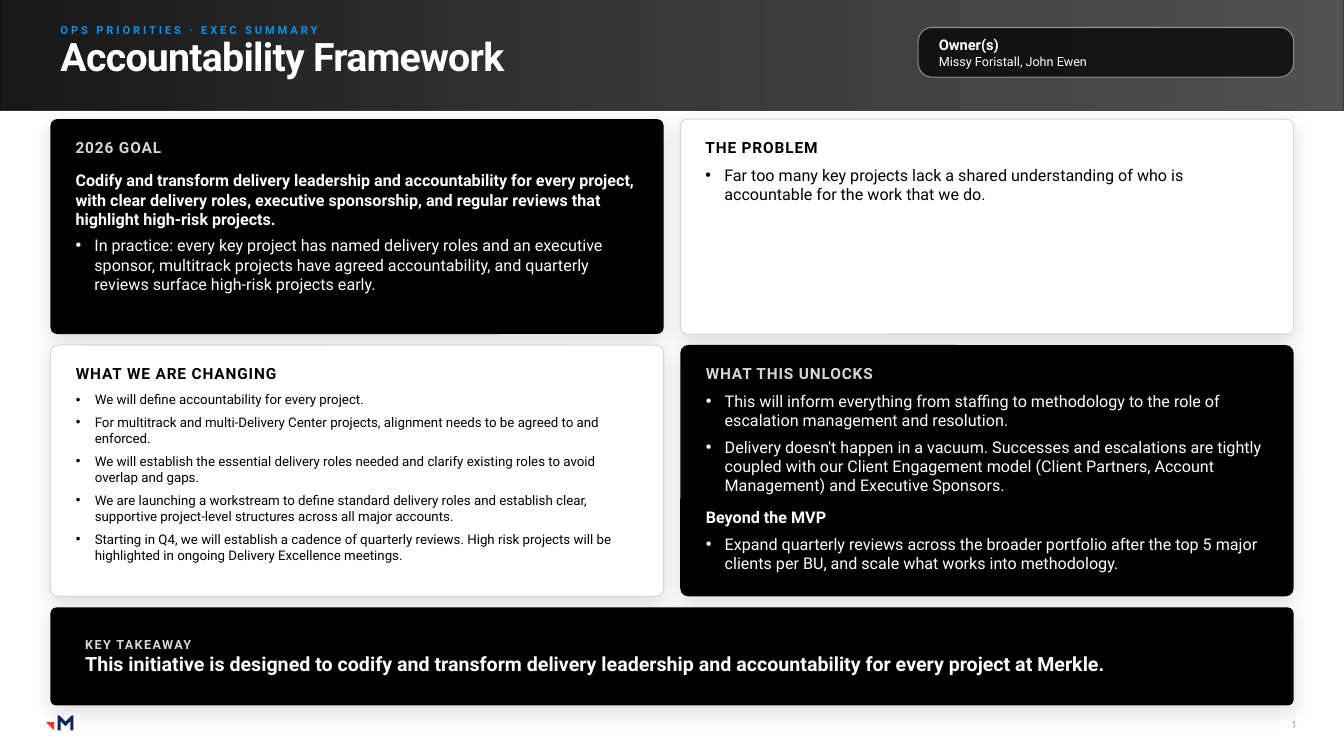
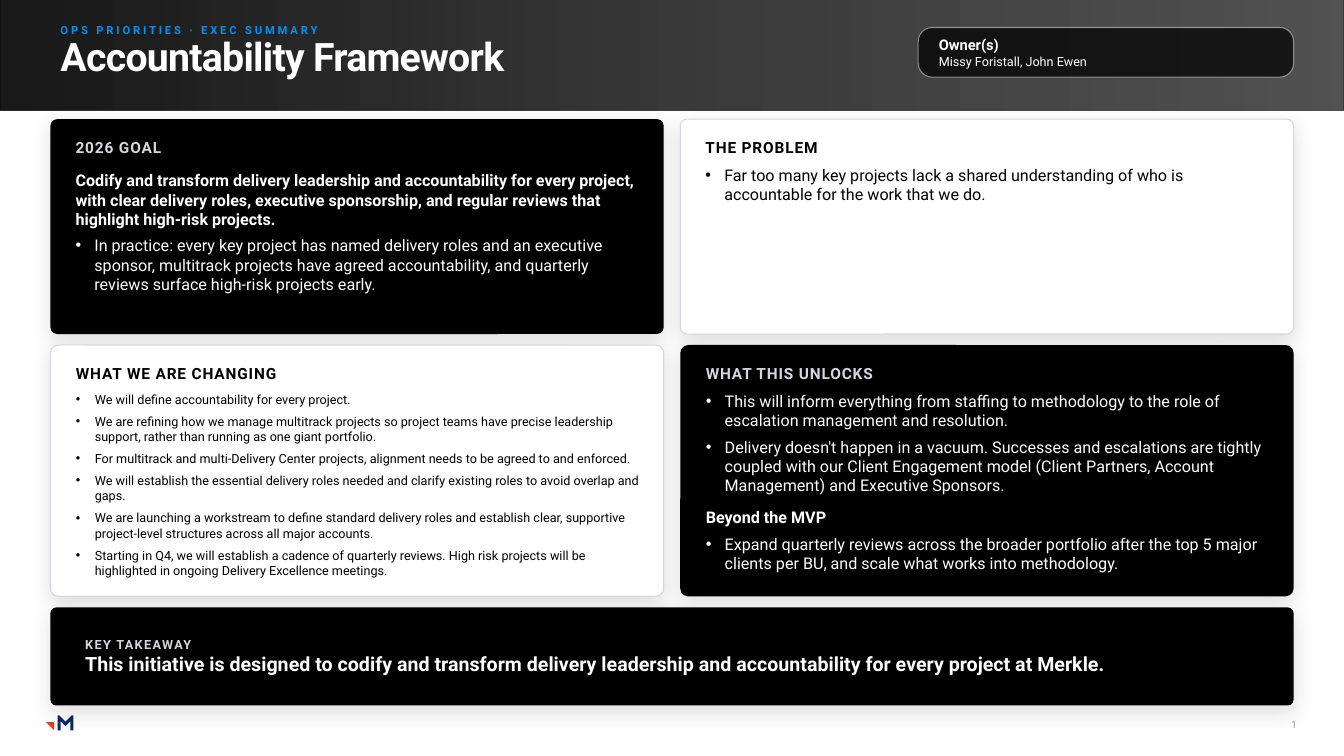
Before and after one commit to RachelHarrisMerkle/BasicMerkle, a slide deck: slide 1 of Accountability_Exec_Summary_slide.pptx. Drawn at 1344x756 pixels with LibreOffice and Linux fonts; fonts in the diff are those of the drawing; grey boxes stand for pictures. Boxes give left, top, right and bottom in pixels: in the first picture for what was removed or moved away, otherwise in the second. Text is boxed around its words. In the diff, an @@ line names an element or a change of style, - is before the commit and + after.

```diff
--- a/Accountability_Exec_Summary_slide.pptx
+++ b/Accountability_Exec_Summary_slide.pptx
@@ text in rounded rectangle at (95, 416, 613, 444): paragraph added @@
+• We are refining how we manage multitrack projects so project teams have precise leadership support, rather than running as one giant portfolio.
@@ text in rounded rectangle at (95, 394, 639, 578): size 9.5 to 9 pt in "We will define accountability for every project.", "For multitrack and multi-Delivery Center projects, alignment ...", "We will establish the essential delivery roles ...", "We are launching a workstream to define ..." and 1 more places @@
```
